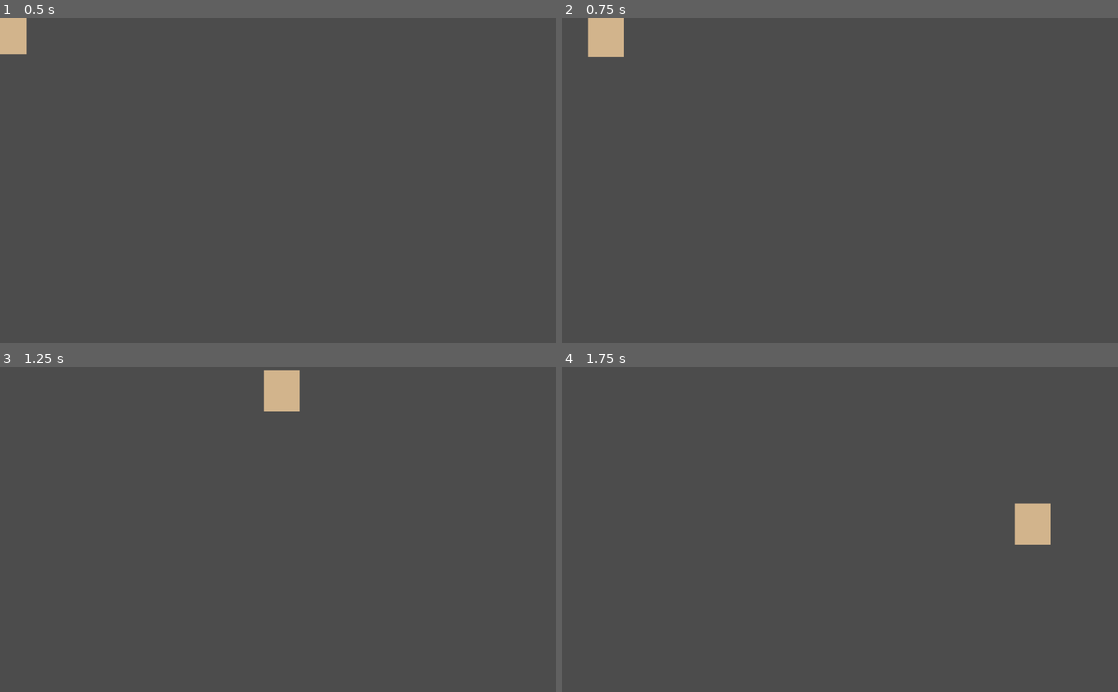
Above: before the commit, frames 1-4 (two rows, left to right).
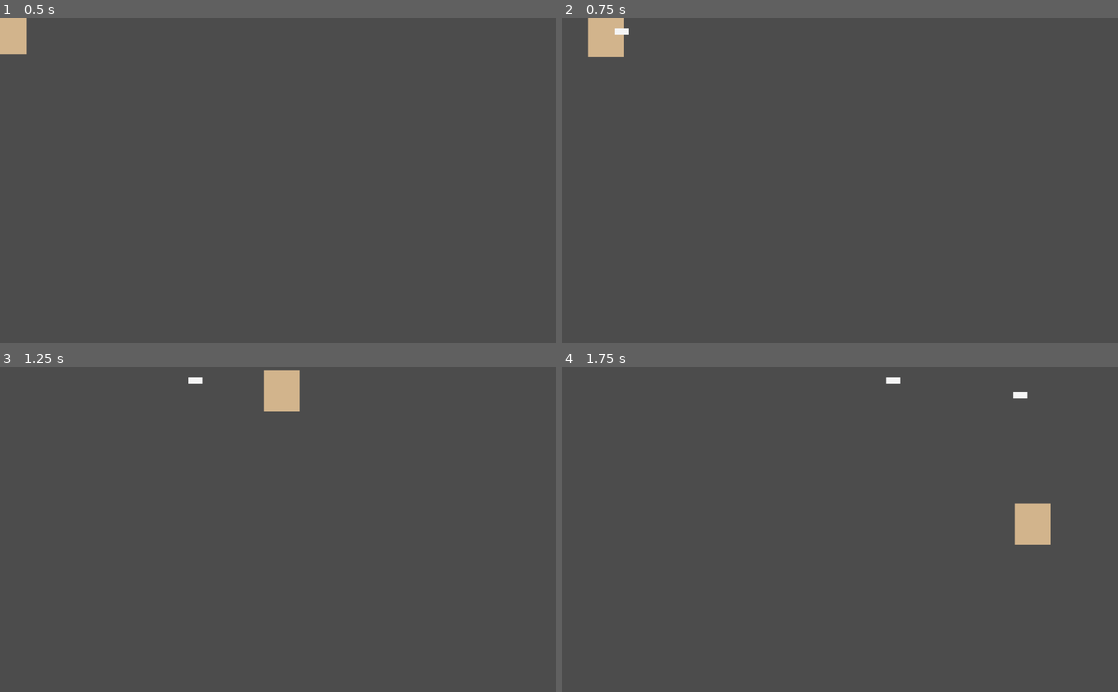
Above: after the commit, the same moments.

Repository: the-g-force/FamJam-January2021
Game: Godot game, scene res://src/Duck.tscn
Two runs of this game, one before a commit and one after it. Both use one fixed random seed, a clock stepped at 60 frames per second and the inputs below. This scene is started directly instead of the project's main scene.
Inputs:
- Up to frame 1 (0.5 s): no input
- Up to frame 2 (0.75 s): tap Enter at 0.5 s; hold D (move_right) from 0.53 s (still down); tap Space (fire, bound only after the commit) at 0.6 s
- Up to frame 3 (1.25 s): keep holding D (move_right)
- Up to frame 4 (1.75 s): release D (move_right) at 1.28 s; hold S (move_down) from 1.28 s (still down); tap Space (fire, bound only after the commit) at 1.35 s

Frame 1 is identical in both runs. In frame 2, less than 0.1% of the frame differs, in the area x 9-12%, y 3-6%; in frame 3, less than 0.1%; in frame 4, 0.1%, in the area x 58-84%, y 3-10%.

Commit message:
Allow duck to shoot bullets

Diff:
--- a/project/project.godot
+++ b/project/project.godot
@@ -45,6 +45,11 @@
 , Object(InputEventKey,"resource_local_to_scene":false,"resource_name":"","device":0,"alt":false,"shift":false,"control":false,"meta":false,"command":false,"pressed":false,"scancode":16777231,"unicode":0,"echo":false,"script":null)
  ]
 }
+fire={
+"deadzone": 0.5,
+"events": [ Object(InputEventKey,"resource_local_to_scene":false,"resource_name":"","device":0,"alt":false,"shift":false,"control":false,"meta":false,"command":false,"pressed":false,"scancode":32,"unicode":0,"echo":false,"script":null)
+ ]
+}
 
 [rendering]
 
--- a/project/src/Duck.gd
+++ b/project/src/Duck.gd
@@ -5,6 +5,10 @@
 export var max_speed := 15
 
 var _velocity := Vector2.ZERO
+
+const _Bullet := preload("res://src/Bullet.tscn")
+
+onready var _bullet_spawn_point := $BulletSpawnPoint
 
 func _physics_process(delta):
 	var direction := Vector2.ZERO
@@ -23,13 +27,16 @@
 		_velocity = Vector2.ZERO
 
 	_velocity += direction * speed * delta
-
-
 	_velocity = _velocity.clamped(max_speed)
 
 	position += _velocity
 	position.y += gravity * delta
 
+	if Input.is_action_just_pressed("fire"):
+		var bullet := _Bullet.instance()
+		bullet.position = position + $BulletSpawnPoint.position
+		get_parent().add_child(bullet)
+
 
 func _draw():
 	var shape = $CollisionShape2D.shape
--- a/project/src/Duck.tscn
+++ b/project/src/Duck.tscn
@@ -10,3 +10,6 @@
 
 [node name="CollisionShape2D" type="CollisionShape2D" parent="."]
 shape = SubResource( 1 )
+
+[node name="BulletSpawnPoint" type="Node2D" parent="."]
+position = Vector2( 33, 9 )
